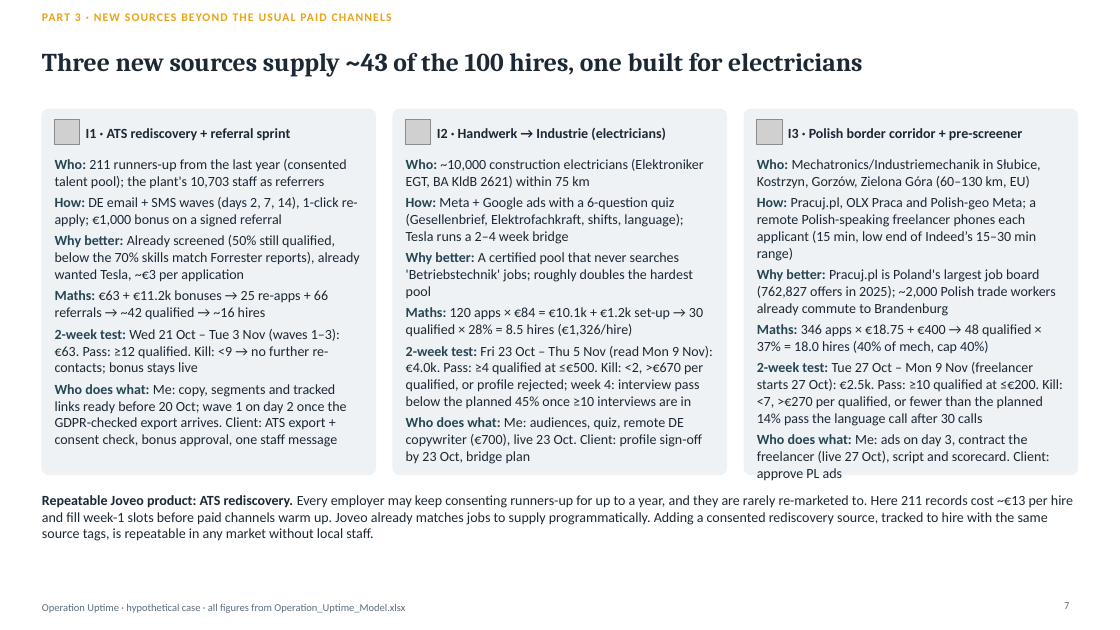
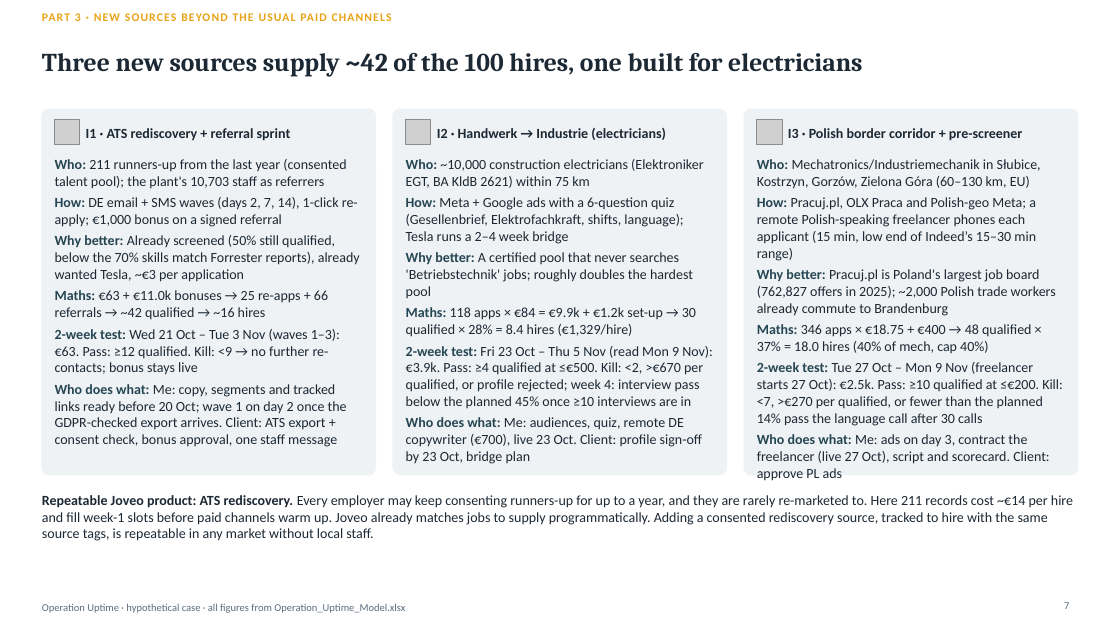
Before and after one commit to Anurag160596/haystack, a slide deck: slide 7 of operation_uptime/Operation_Uptime_Deck.pptx. Drawn at 1120x630 pixels with LibreOffice and Linux fonts; fonts in the diff are those of the drawing; grey boxes stand for pictures. Boxes give left, top, right and bottom in pixels: in the first picture for what was removed or moved away, otherwise in the second. Text is boxed around its words. In the diff, an @@ line names an element or a change of style, - is before the commit and + after.

```diff
--- a/operation_uptime/Operation_Uptime_Deck.pptx
+++ b/operation_uptime/Operation_Uptime_Deck.pptx
@@ title at <box>42,53,862,76</box>: text changed @@
-Three new sources supply ~43 of the 100 hires, one built for electricians
+Three new sources supply ~42 of the 100 hires, one built for electricians
@@ text at <box>55,290,328,320</box>: text changed @@
-Maths: €63 + €11.2k bonuses → 25 re-apps + 66 referrals → ~42 qualified → ~16 hires
+Maths: €63 + €11.0k bonuses → 25 re-apps + 66 referrals → ~42 qualified → ~16 hires
@@ text at <box>406,307,713,408</box>: text changed @@
-Maths: 120 apps × €84 = €10.1k + €1.2k set-up → 30 qualified × 28% = 8.5 hires (€1,326/hire)
-2-week test: Fri 23 Oct – Thu 5 Nov (read Mon 9 Nov): €4.0k. Pass: ≥4 qualified at ≤€500. Kill: <2, >€670 per qualified, or profile rejected; week 4: interview pass below the planned 45% once ≥10 interviews are in
+Maths: 118 apps × €84 = €9.9k + €1.2k set-up → 30 qualified × 28% = 8.4 hires (€1,329/hire)
+2-week test: Fri 23 Oct – Thu 5 Nov (read Mon 9 Nov): €3.9k. Pass: ≥4 qualified at ≤€500. Kill: <2, >€670 per qualified, or profile rejected; week 4: interview pass below the planned 45% once ≥10 interviews are in
@@ text at <box>42,495,1073,541</box>: text changed @@
-Repeatable Joveo product: ATS rediscovery. Every employer may keep consenting runners-up for up to a year, and they are rarely re-marketed to. Here 211 records cost ~€13 per hire and fill week-1 slots before paid channels warm up. Joveo already matches jobs to supply programmatically. Adding a consented rediscovery source, tracked to hire with the same source tags, is repeatable in any market without local staff.
+Repeatable Joveo product: ATS rediscovery. Every employer may keep consenting runners-up for up to a year, and they are rarely re-marketed to. Here 211 records cost ~€14 per hire and fill week-1 slots before paid channels warm up. Joveo already matches jobs to supply programmatically. Adding a consented rediscovery source, tracked to hire with the same source tags, is repeatable in any market without local staff.
```
Also in this commit, not shown: 7 other slides changed, 10 other files.
